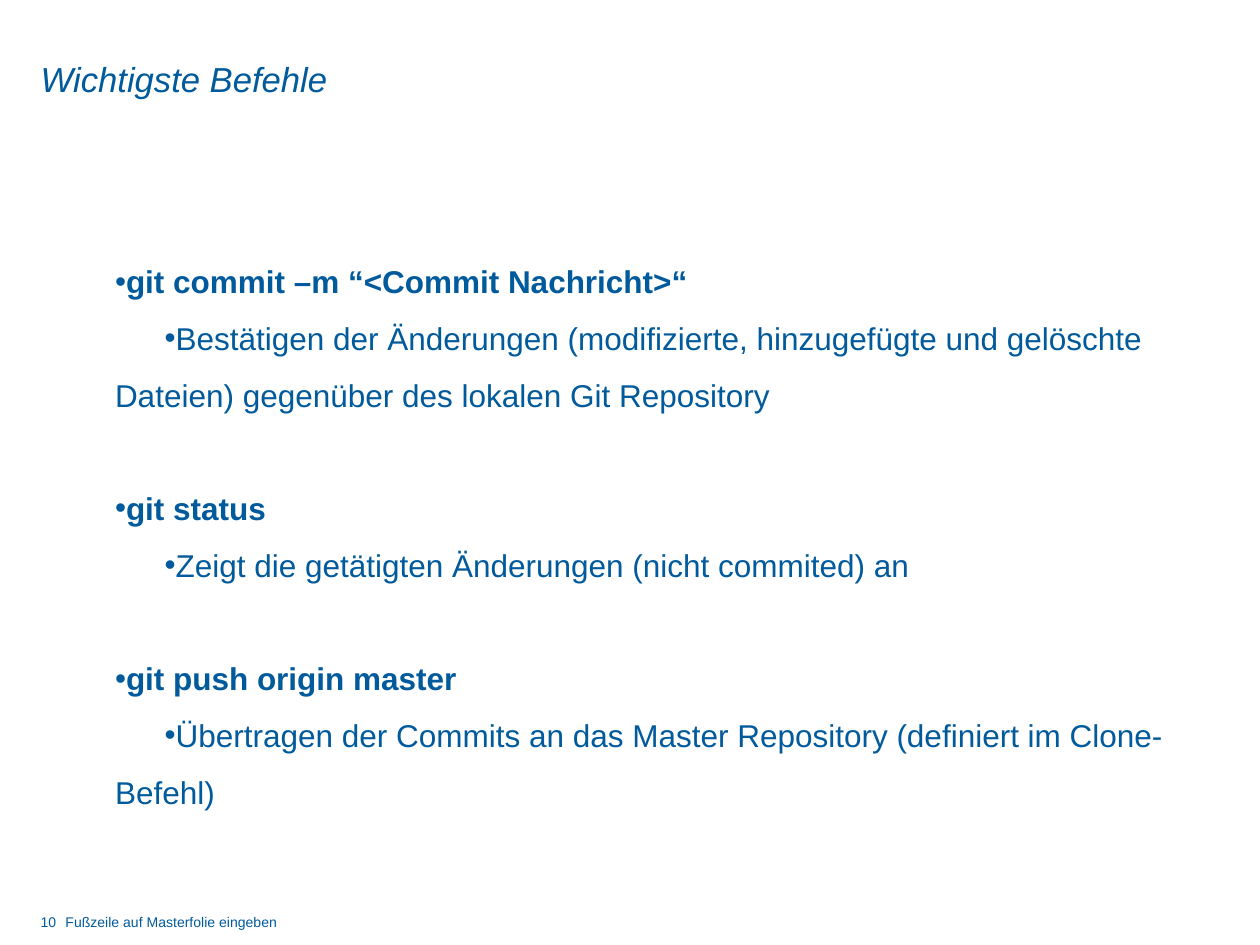
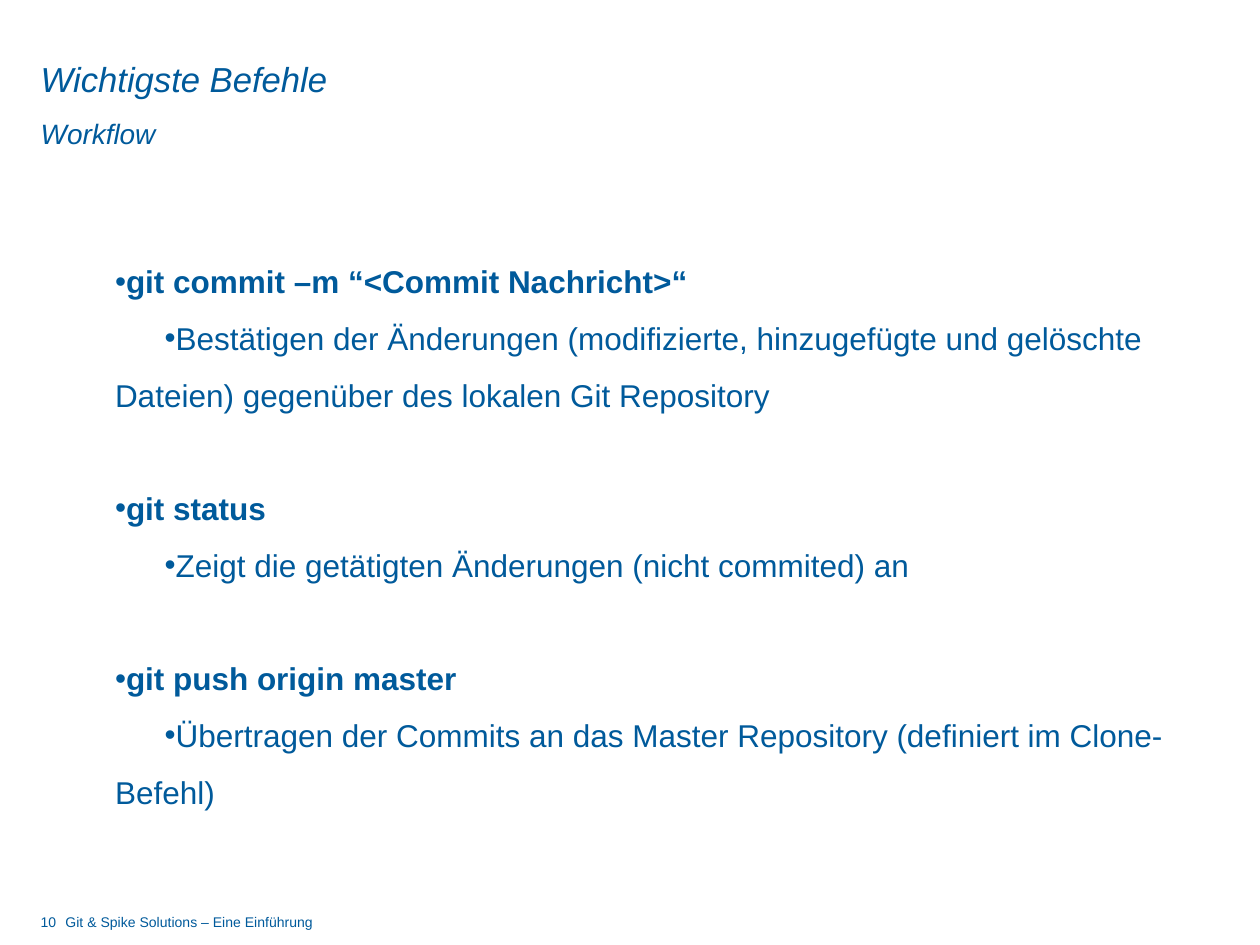
Before and after one commit to dot5343/TestRep, a slide deck: slide 10 of git_vortrag.pptx. Drawn at 1260x945 pixels with LibreOffice and Linux fonts; fonts in the diff are those of the drawing; background and template pictures are left out. Boxes give left, top, right and bottom in pixels: in the first picture for what was removed or moved away, otherwise in the second. Text is boxed around its words. In the diff, an @@ line names an element or a change of style, - is before the commit and + after.

```diff
--- a/git_vortrag.pptx
+++ b/git_vortrag.pptx
@@ subtitle added at (x1=41, y1=123, x2=156, y2=145), 16 pt, text #005A9B, italic @@
+Workflow
@@ text removed at (x1=65, y1=917, x2=277, y2=930) @@
-Fußzeile auf Masterfolie eingeben
@@ text added at (x1=65, y1=917, x2=313, y2=930), 8 pt, text #005A9B @@
+Git & Spike Solutions – Eine Einführung
```
Also in this commit, not shown: 13 other slides changed, 1 slide added.
